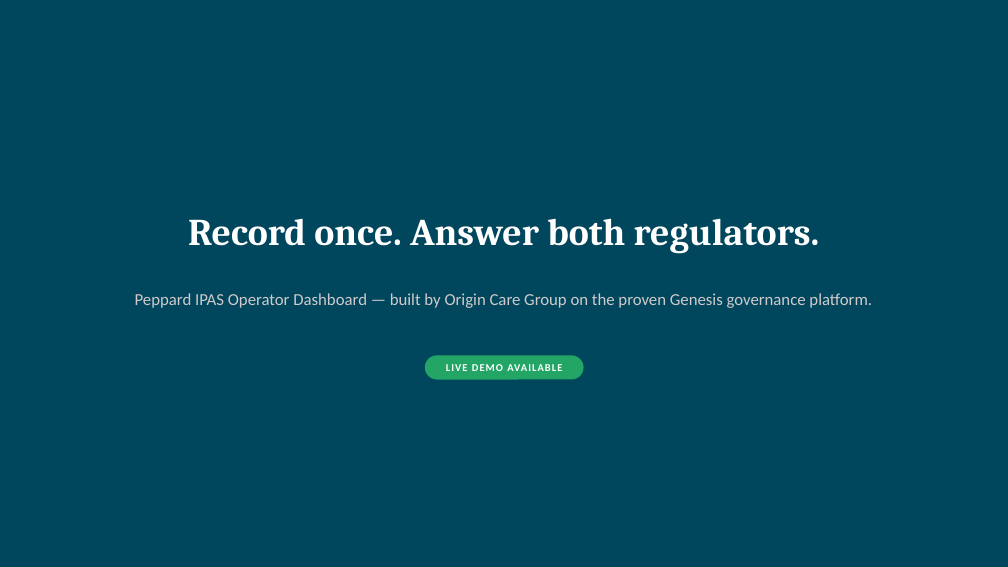
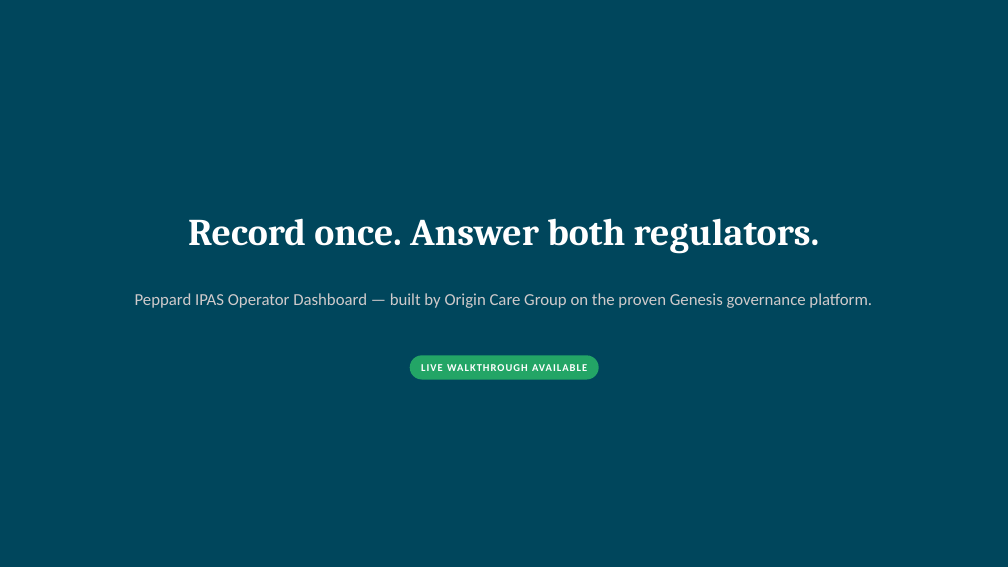
Before and after one commit to phogan1971/peppard-ipas, a slide deck: slide 12 of docs/Peppard_IPAS_Dashboard_Demo_v2.pptx. Drawn at 1008x567 pixels with LibreOffice and Linux fonts; fonts in the diff are those of the drawing. Boxes give left, top, right and bottom in pixels: in the first picture for what was removed or moved away, otherwise in the second. Text is boxed around its words. In the diff, an @@ line names an element or a change of style, - is before the commit and + after.

```diff
--- a/docs/Peppard_IPAS_Dashboard_Demo_v2.pptx
+++ b/docs/Peppard_IPAS_Dashboard_Demo_v2.pptx
@@ rounded rectangle: place and size @@
-rounded rectangle at <box>425,355,584,380</box>
+rounded rectangle at <box>410,355,599,380</box>
@@ text at <box>421,364,587,371</box>: text changed @@
-LIVE DEMO AVAILABLE
+LIVE WALKTHROUGH AVAILABLE
```
Also in this commit, not shown: 3 other slides changed, 9 other files.
